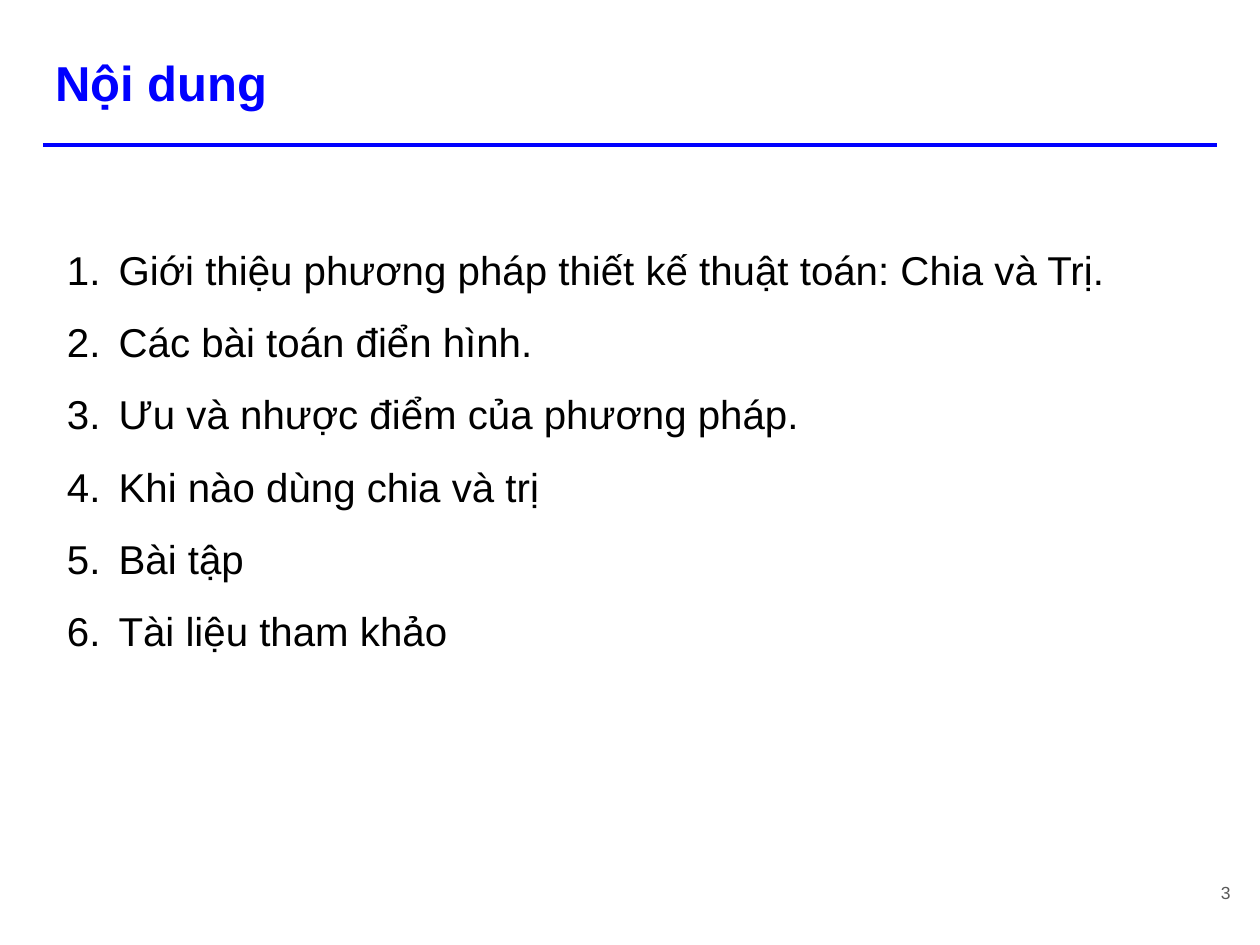
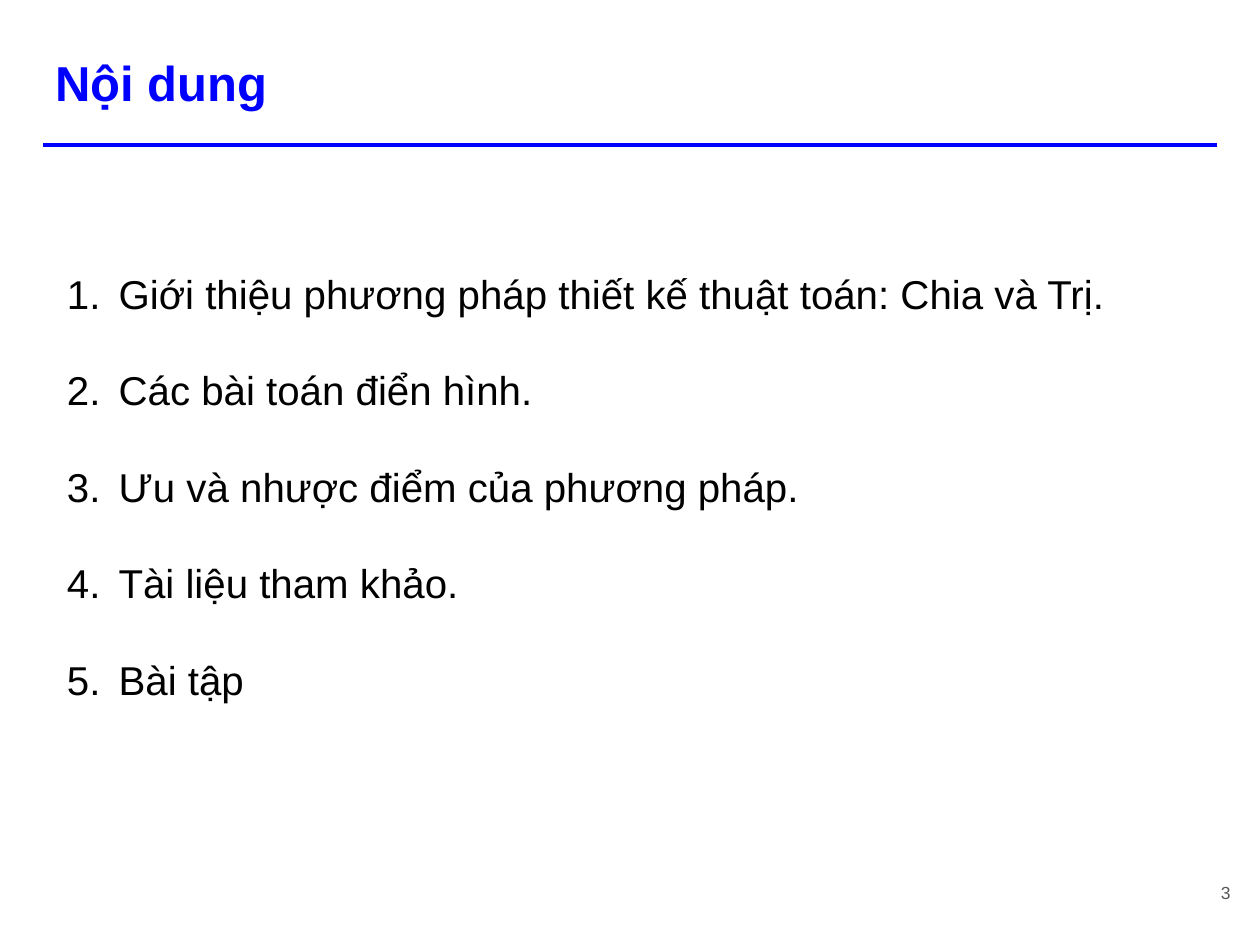
Before and after one commit to tiennvcs/CS112.L11.KHTN-DesignAnalysisAlgorithm, a slide deck: slide 3 of Seminar/[Seminar] Divide and Conquer.pptx. Drawn at 1260x945 pixels with LibreOffice and Linux fonts; fonts in the diff are those of the drawing. Boxes give left, top, right and bottom in pixels: in the first picture for what was removed or moved away, otherwise in the second. Text is boxed around its words. In the diff, an @@ line names an element or a change of style, - is before the commit and + after.

```diff
--- a/Seminar/[Seminar] Divide and Conquer.pptx
+++ b/Seminar/[Seminar] Divide and Conquer.pptx
@@ text at <box>119,278,1104,703</box>: line spacing 1.5 to 2 @@
@@ text at <box>119,568,458,604</box>: text changed @@
-4. Khi nào dùng chia và trị
+4. Tài liệu tham khảo.
@@ text at <box>119,616,447,652</box>: paragraph removed @@
-6. Tài liệu tham khảo
```
Also in this commit, not shown: 16 other slides changed, 7 slides added, 1 slide removed.
